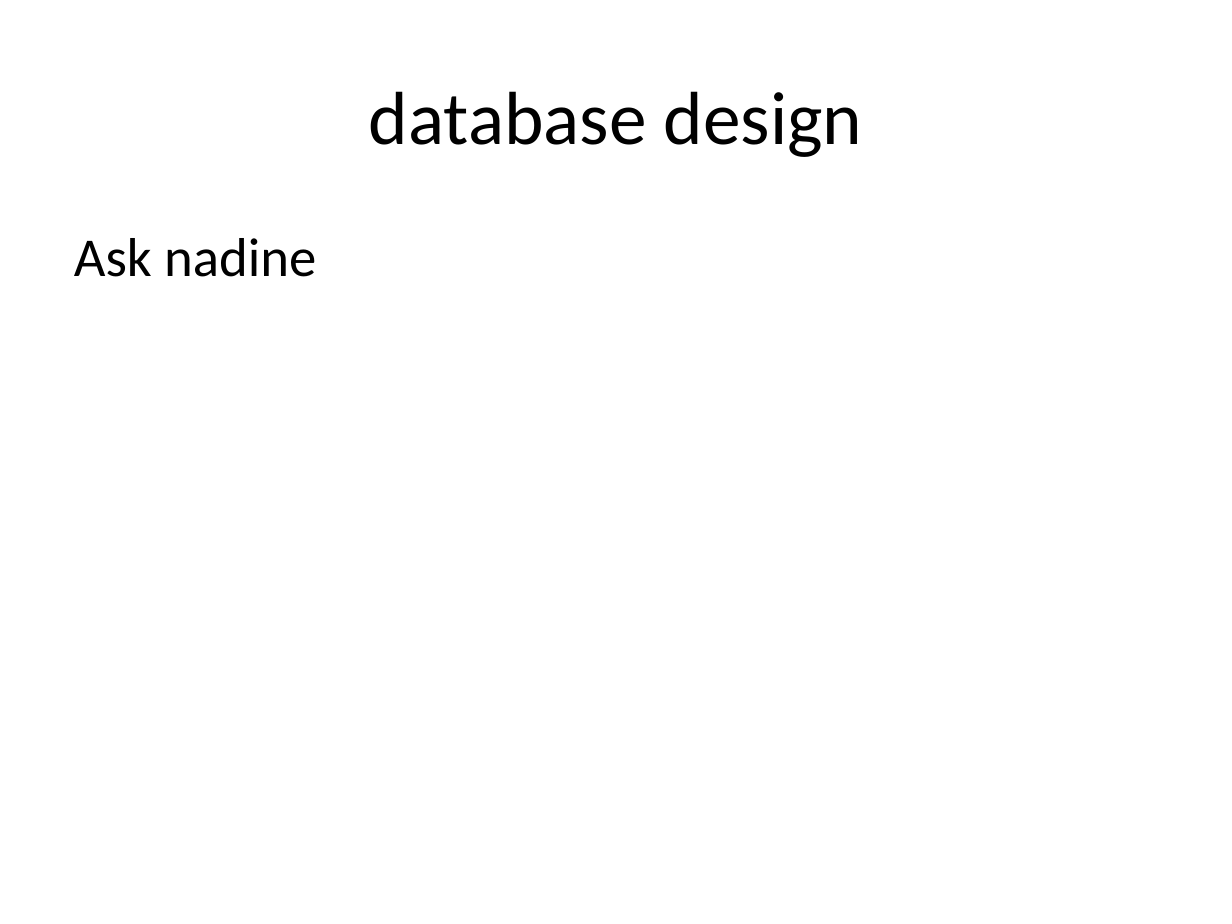
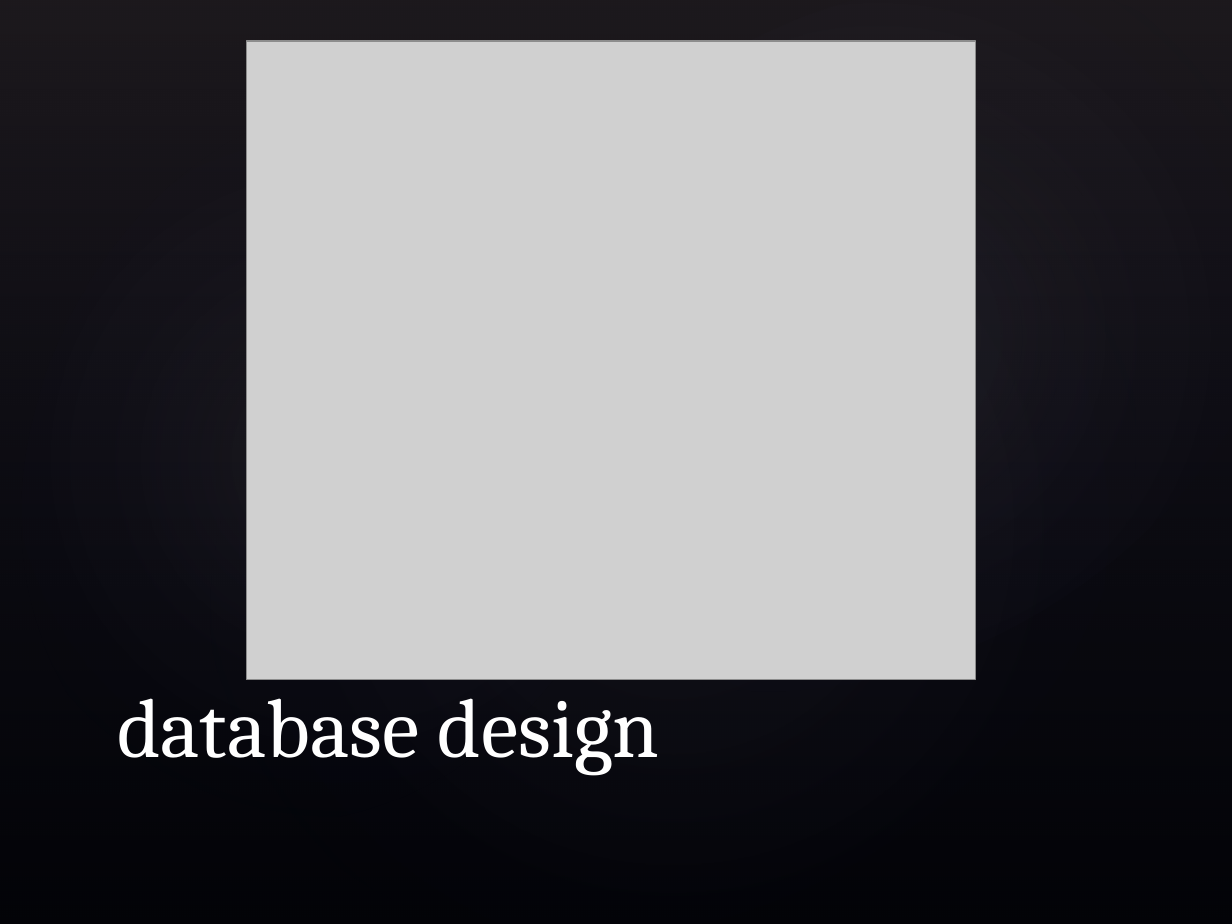
Before and after one commit to krenztr/Super-Smash-Bros-Database, a slide deck: slide 4 of Doc/SSBB.pptx. Drawn at 1232x924 pixels with LibreOffice and Linux fonts; fonts in the diff are those of the drawing; grey boxes stand for pictures; background and template pictures are left out. Boxes give left, top, right and bottom in pixels: in the first picture for what was removed or moved away, otherwise in the second. Text is boxed around its words. In the diff, an @@ line names an element or a change of style, - is before the commit and + after.

```diff
--- a/Doc/SSBB.pptx
+++ b/Doc/SSBB.pptx
@@ background #FFFFFF to picture (left out) @@
@@ rectangle added at (0, 0, 1232, 924), fill gradient #504652 to #242852 @@
@@ ellipse added at (0, 0, 765, 924), fill gradient #C4BCC6 to #242852 @@
@@ ellipse added at (56, 0, 1232, 924), fill gradient #C4BCC6 to #242852 @@
@@ ellipse added at (338, 0, 1232, 837), fill gradient #C4BCC6 to #242852 @@
@@ picture added at (246, 41, 976, 679) @@
@@ text removed at (74, 238, 316, 277) @@
-Ask nadine
@@ title "database design": place and size @@
-title "database design" at (369, 91, 863, 157)
+title "database design" at (117, 679, 660, 775)
@@ title "database design" at (117, 679, 660, 775): size 44 to 49 pt, font Calibri to Cambria, text colour #000000 to #FFFFFF; alignment centre to left; vertical alignment middle to bottom @@
```
Also in this commit, not shown: 6 other slides changed, 6 other files.
